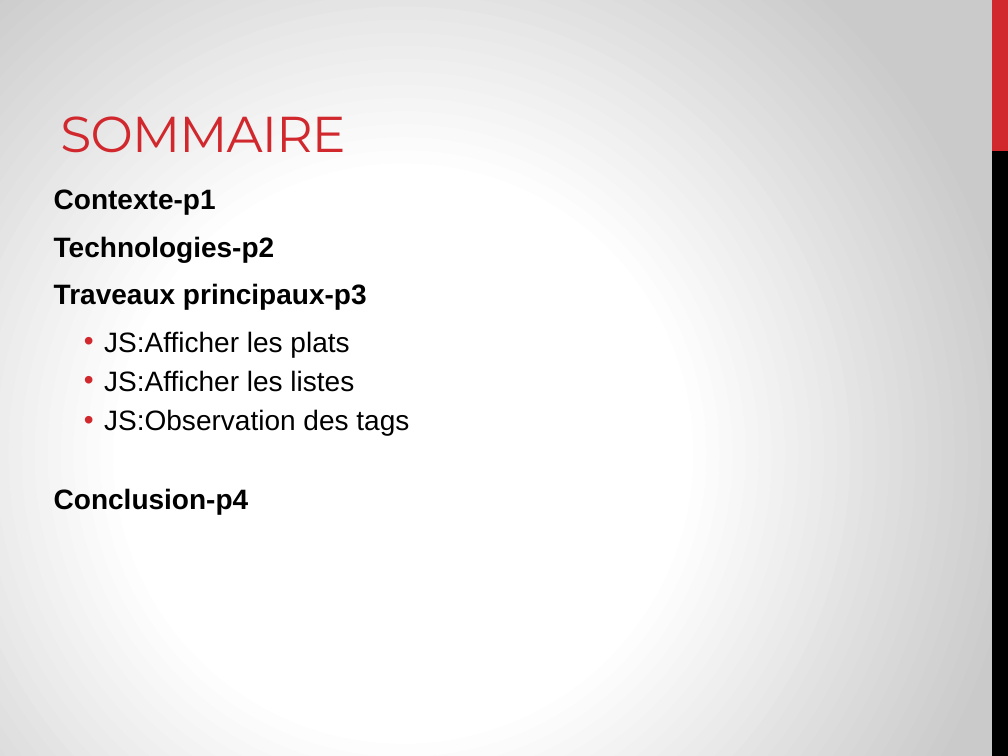
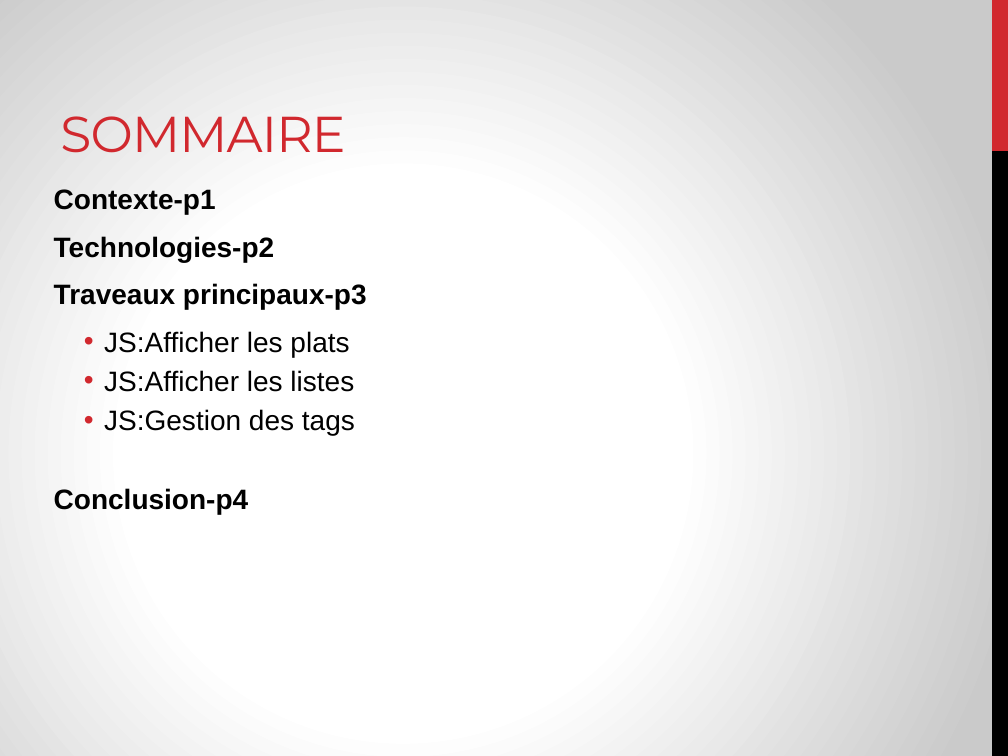
Before and after one commit to MagomedBek/Les-petits-Plat, a slide deck: slide 2 of !le petit plats presentation/les petis plats.pptx. Drawn at 1008x756 pixels with LibreOffice and Linux fonts; fonts in the diff are those of the drawing. Boxes give left, top, right and bottom in pixels: in the first picture for what was removed or moved away, otherwise in the second. Text is boxed around its words. In the diff, an @@ line names an element or a change of style, - is before the commit and + after.

```diff
--- a/!le petit plats presentation/les petis plats.pptx
+++ b/!le petit plats presentation/les petis plats.pptx
@@ text at (x1=104, y1=409, x2=355, y2=435): text changed @@
-  • JS:Observation des tags
+  • JS:Gestion des tags
```
Also in this commit, not shown: 7 other files.
